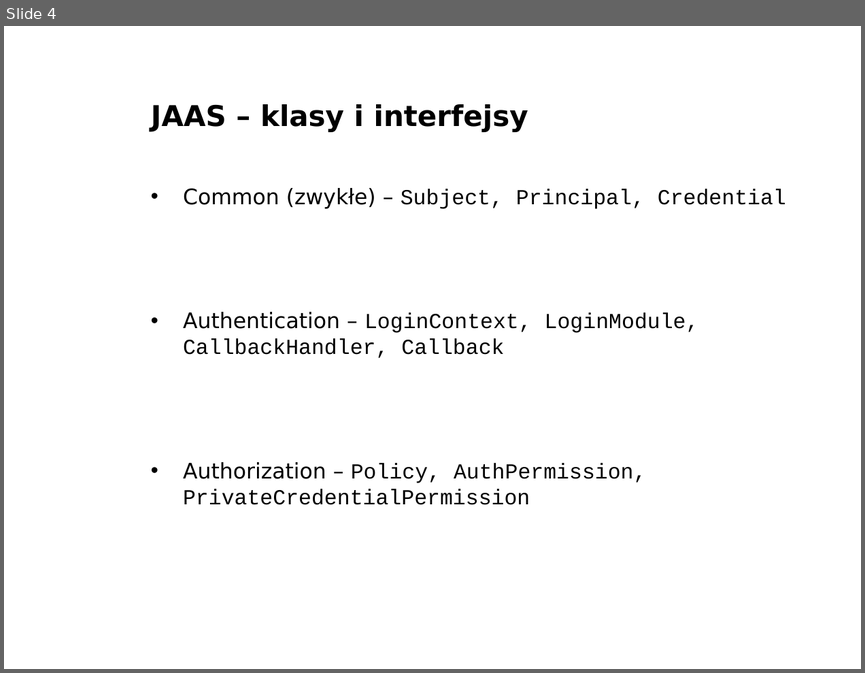
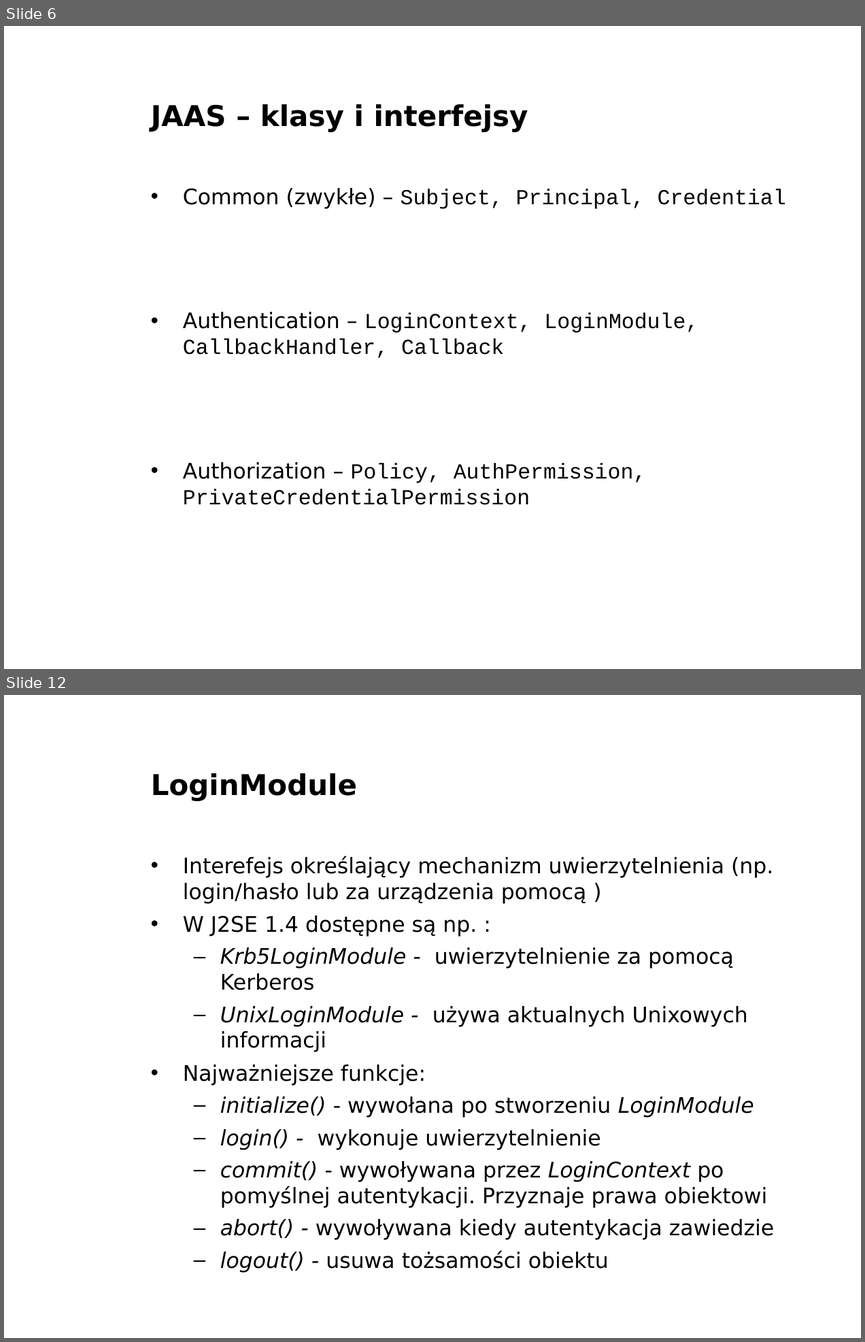
Before and after one commit to Sharku94/ZTI_JAAS, a slide deck: prezentacja/JAAS.ppt. Shown one above the other, each under a label of ours: slide 4 before the commit, slides 6 and 12 after it; the slides between them are not shown. The pictures are 865x673 and 865x1342 pixels, drawn with LibreOffice and Linux fonts; fonts in the diff are those of the drawing; background and template pictures are left out. Boxes give left, top, right and bottom in pixels: in the first picture for what was removed or moved away, otherwise in the second. Text is boxed around its words. In the diff, an @@ line names an element or a change of style, - is before the commit and + after.

```diff
--- a/prezentacja/JAAS.ppt
+++ b/prezentacja/JAAS.ppt
@@ slide 12 added at bbox=[4, 695, 861, 1338], background picture (left out) @@
@@ title added at bbox=[151, 773, 357, 801], 24 pt, text #000000, bold @@
+LoginModule
@@ text added at bbox=[183, 855, 774, 1272], 18 pt, text #000000 @@
+• Interefejs określający mechanizm uwierzytelnienia (np. login/hasło lub za urządzenia pomocą )
+• W J2SE 1.4 dostępne są np. :
+  – Krb5LoginModule - uwierzytelnienie za pomocą Kerberos
+  – UnixLoginModule - używa aktualnych Unixowych informacji
+• Najważniejsze funkcje:
+  – initialize() - wywołana po stworzeniu LoginModule
+  – login() - wykonuje uwierzytelnienie
+  – commit() - wywoływana przez LoginContext po pomyślnej autentykacji. Przyznaje prawa obiektowi
+  – abort() - wywoływana kiedy autentykacja zawiedzie
+  – logout() - usuwa tożsamości obiektu
@@ what was slide 4 is now slide 6 @@
```
Also in this commit, not shown: 3 other slides changed, 15 other slides added, 1 slide removed.
